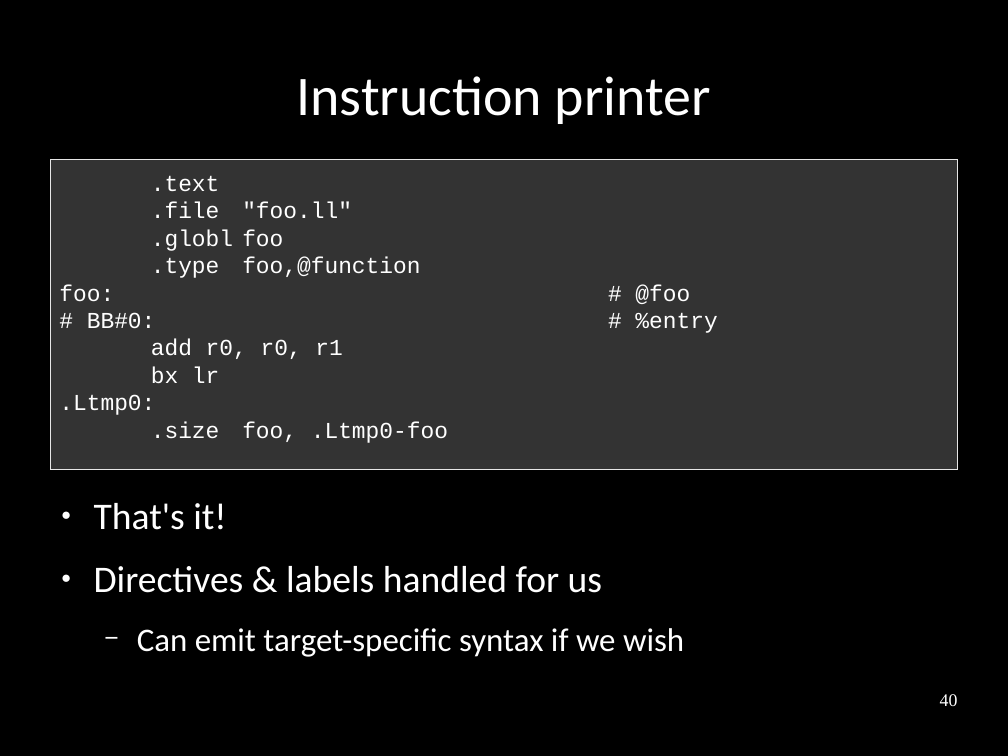
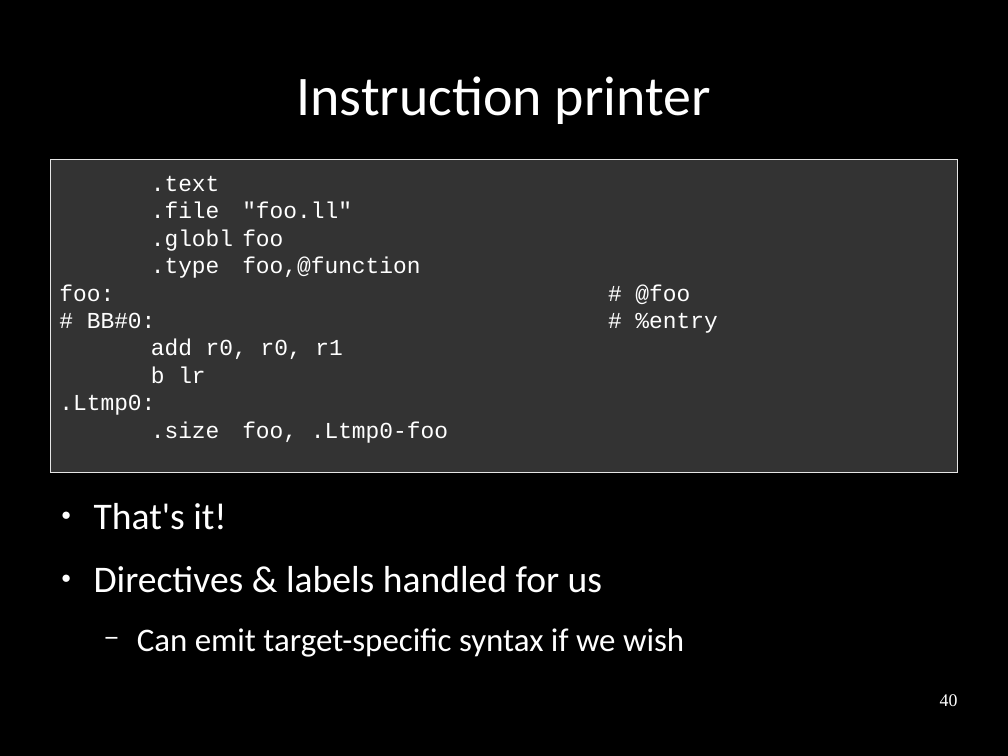
Before and after one commit to frasercrmck/llvm-leg, a slide deck: slide 40 of docs/Codeplay/Slides.odp. Drawn at 1008x756 pixels with LibreOffice and Linux fonts; fonts in the diff are those of the drawing. Boxes give left, top, right and bottom in pixels: in the first picture for what was removed or moved away, otherwise in the second. Text is boxed around its words. In the diff, an @@ line names an element or a change of style, - is before the commit and + after.

```diff
--- a/docs/Codeplay/Slides.odp
+++ b/docs/Codeplay/Slides.odp
@@ text in rectangle at (151,366,205,383): text changed @@
-bx lr
+b lr
```
Also in this commit, not shown: 5 other slides changed, 1 slide added.
